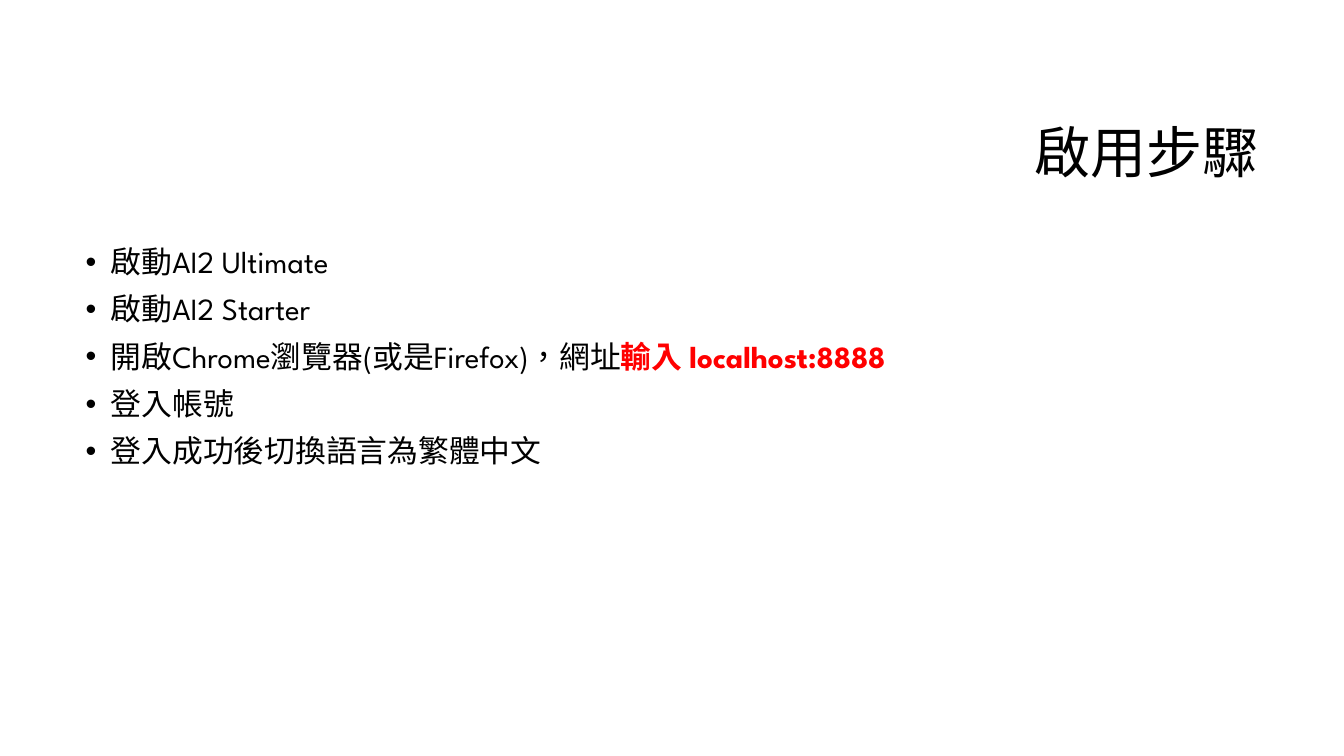
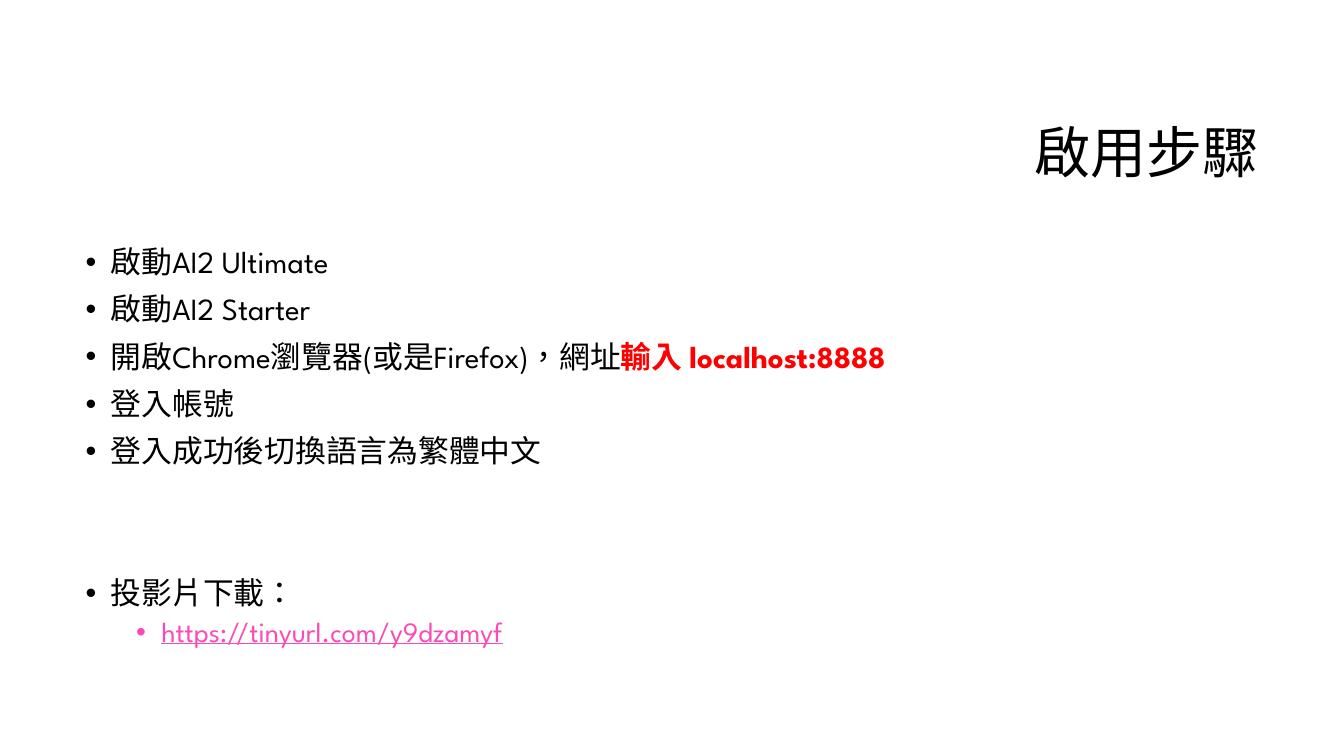
Before and after one commit to liulawsi/My_PPTs, a slide deck: slide 2 of CHING JIAN/AppInventor/第一次使用App Inventor 2_單機版(離線版).pptx. Drawn at 1344x756 pixels with LibreOffice and Linux fonts; fonts in the diff are those of the drawing; background and template pictures are left out. Boxes give left, top, right and bottom in pixels: in the first picture for what was removed or moved away, otherwise in the second. Text is boxed around its words. In the diff, an @@ line names an element or a change of style, - is before the commit and + after.

```diff
--- a/CHING JIAN/AppInventor/第一次使用App Inventor 2_單機版(離線版).pptx
+++ b/CHING JIAN/AppInventor/第一次使用App Inventor 2_單機版(離線版).pptx
@@ text at <box>111,578,502,648</box>: paragraphs added @@
+• 投影片下載：
+  • https://tinyurl.com/y9dzamyf
```
Also in this commit, not shown: 1 other slide changed, 2 other files.
